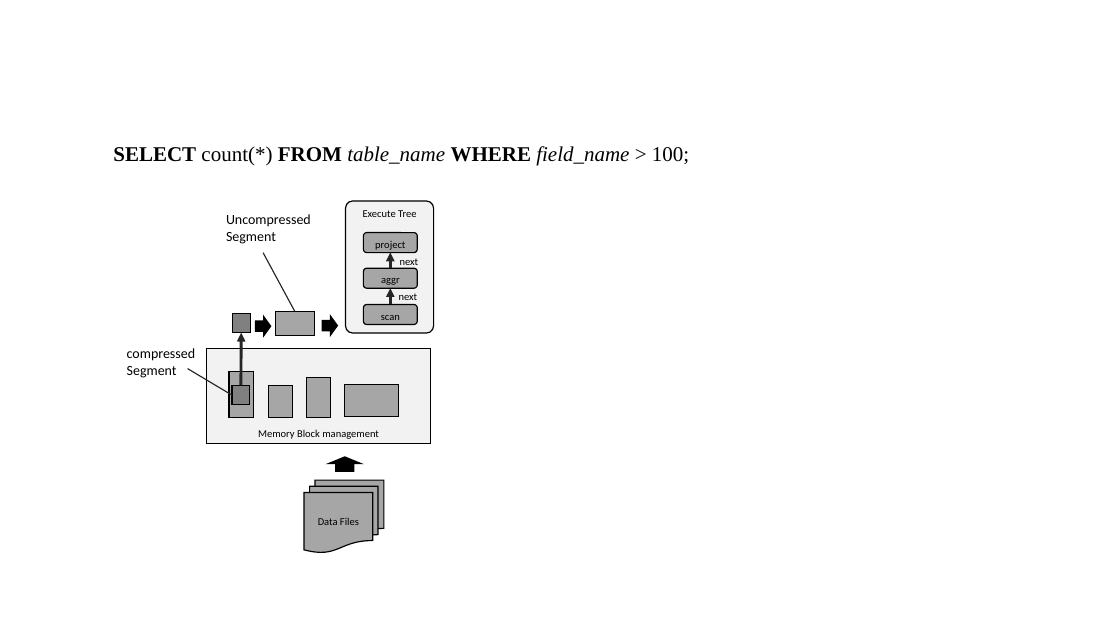
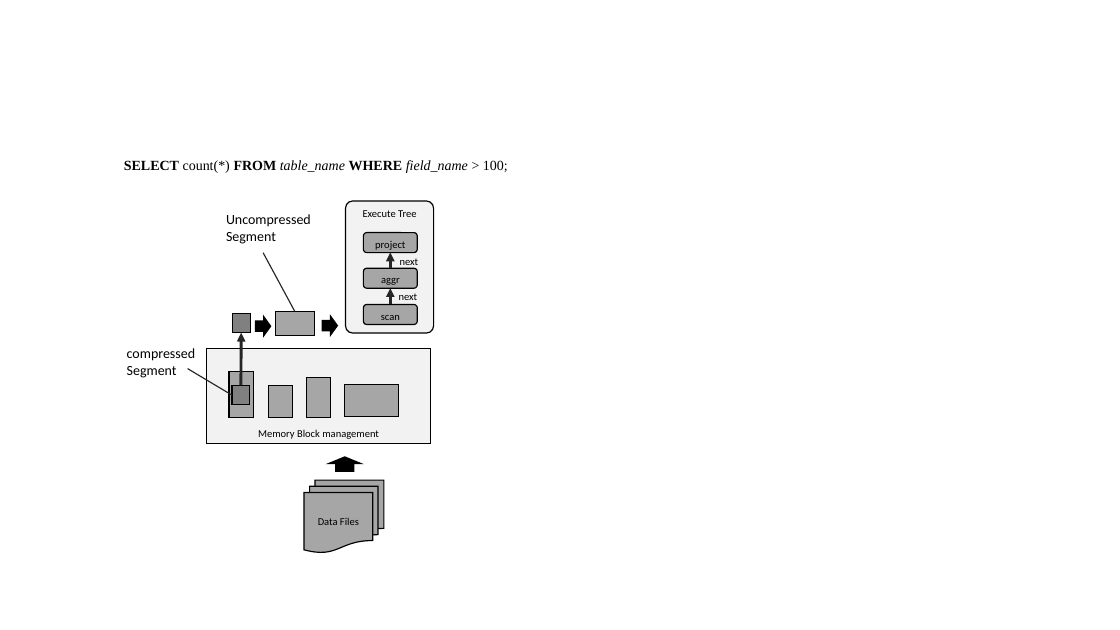
Before and after one commit to scott-zgeng/thor, a slide deck: slide 29 of doc/thor architecture.pptx (slide 30 before the commit). Drawn at 1120x630 pixels with LibreOffice and Linux fonts; fonts in the diff are those of the drawing. Boxes give left, top, right and bottom in pixels: in the first picture for what was removed or moved away, otherwise in the second. Text is boxed around its words. In the diff, an @@ line names an element or a change of style, - is before the commit and + after.

```diff
--- a/doc/thor architecture.pptx
+++ b/doc/thor architecture.pptx
@@ text "SELECT count(*) FROM table_name WHERE ...": place and size @@
-text "SELECT count(*) FROM table_name WHERE ..." at [113, 146, 689, 166]
+text "SELECT count(*) FROM table_name WHERE ..." at [124, 160, 508, 173]
@@ text "SELECT count(*) FROM table_name WHERE ..." at [124, 160, 508, 173]: size 18 to 12 pt @@
```
Also in this commit, not shown: 2 other slides changed, 4 slides added, 1 slide removed, 1 other file.
